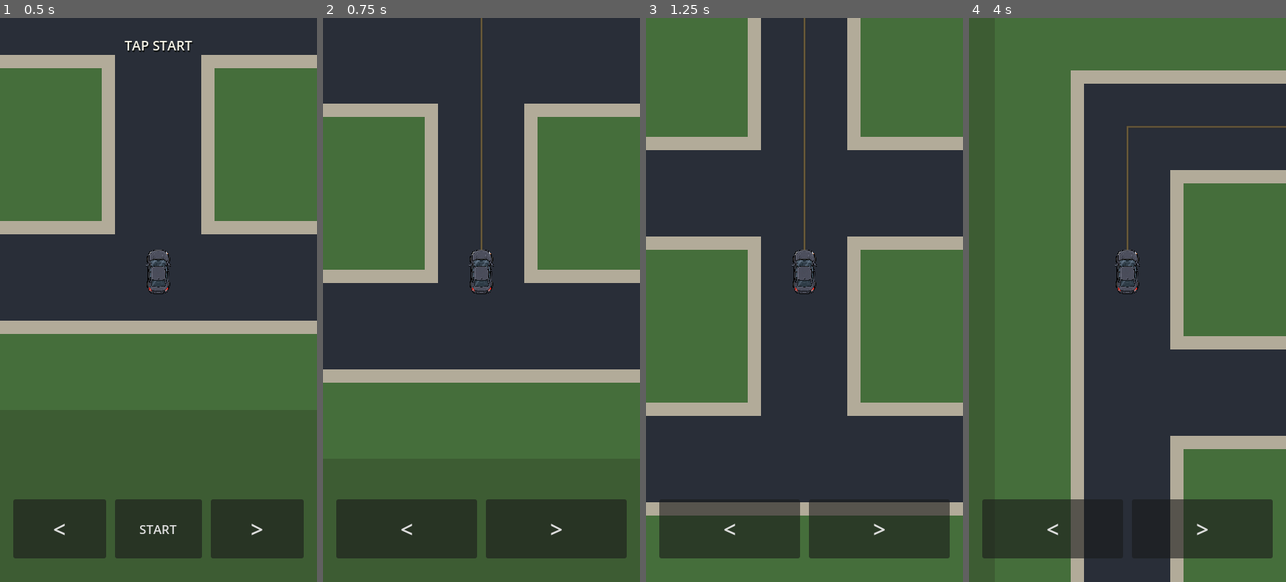
Above: before the commit, frames 1-4 (left to right).
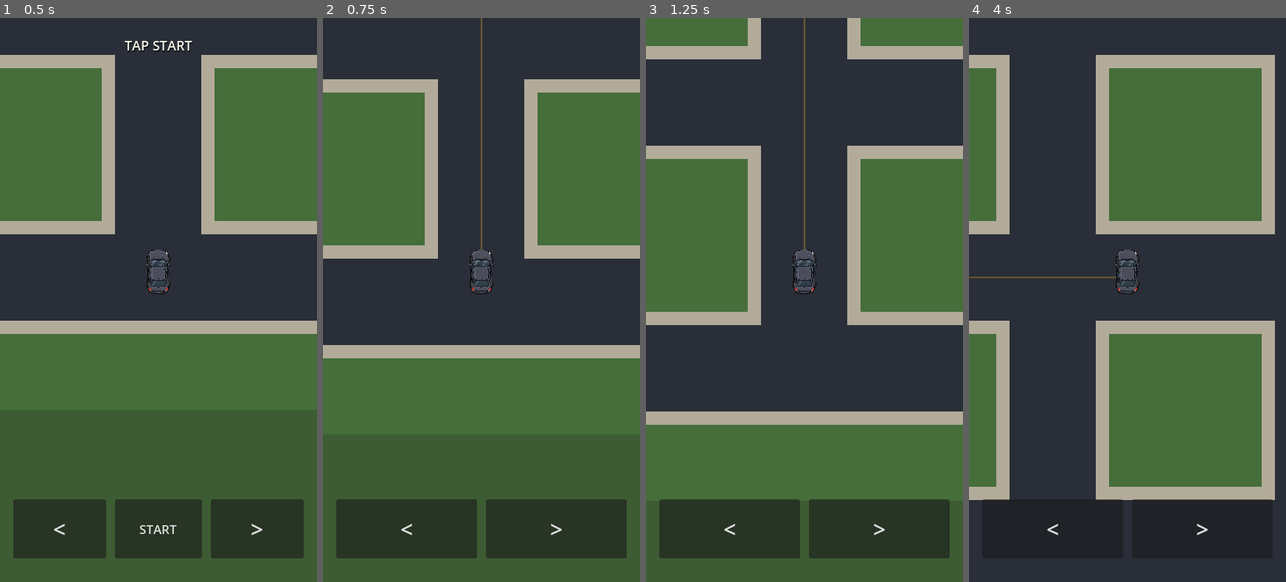
Above: after the commit, the same moments.

Repository: patrickcallahancomedy/comedian
Game: Godot game, scene res://scenes/drive/drive_module.tscn
Same seed, same stepped clock (60 frames per second), same inputs: the game is played once before the commit and once after it.
Inputs (mouse positions are in pixels of both pictures, inside the frame that each line leads up to):
- Up to frame 1 (0.5 s): no input
- Up to frame 2 (0.75 s): click "START" at 0.5 s
- Up to frame 3 (1.25 s): no input
- Up to frame 4 (4 s): tap Enter (ui_accept) at 1.25, 1.52 s; move the mouse to (1197, 271) at 1.27 s; hold Right 1.28-2 s; tap Space at 1.35, 2.85 s; click (1197, 271) at 1.42 s; drag from (1064, 328) to (1111, 412) at 2.02 s; move the mouse to (1159, 175) at 2.77 s; hold Right 2.78-3.5 s; drag from (1111, 412) to (1032, 215) at 3.52 s

Frame 1 is identical in both runs. In frame 2, 16% of the frame differs, in the area x 0-100%, y 10-65%; in frame 3, 56%; in frame 4, 79%, in the area x 0-100%, y 0-100%.

Commit message:
Double driving reaction window

Diff:
--- a/godot/scripts/drive/drive_grid_controller.gd
+++ b/godot/scripts/drive/drive_grid_controller.gd
@@ -11,7 +11,7 @@
 
 const MAP = preload("res://scripts/drive/drive_grid_map.gd")
 
-const STEP_SECONDS := 1.0
+const STEP_SECONDS := 2.0
 const TURN_SECONDS := 0.34
 const DISPLAY_SCALE := 1.0
 const WORLD_SCALE := 2.0
--- a/godot/tests/drive_grid_test.gd
+++ b/godot/tests/drive_grid_test.gd
@@ -190,7 +190,7 @@
 	if navigation != null:
 		_check(navigation.text == "", "Legacy text navigation should be blank")
 		_check(navigation.get_turn_hint().is_empty(), "Turn route guidance should stay hidden before START")
-	_check(is_equal_approx(drive.STEP_SECONDS, 1.0), "Movement is not one block per second")
+	_check(is_equal_approx(drive.STEP_SECONDS, 2.0), "Movement is not using the enlarged two-second block cadence")
 	_check(is_equal_approx(drive.TURN_SECONDS, 0.34), "Turn timing changed")
 	_check(drive.road_kind == "neighborhood", "Drive does not start in neighborhood")
 
